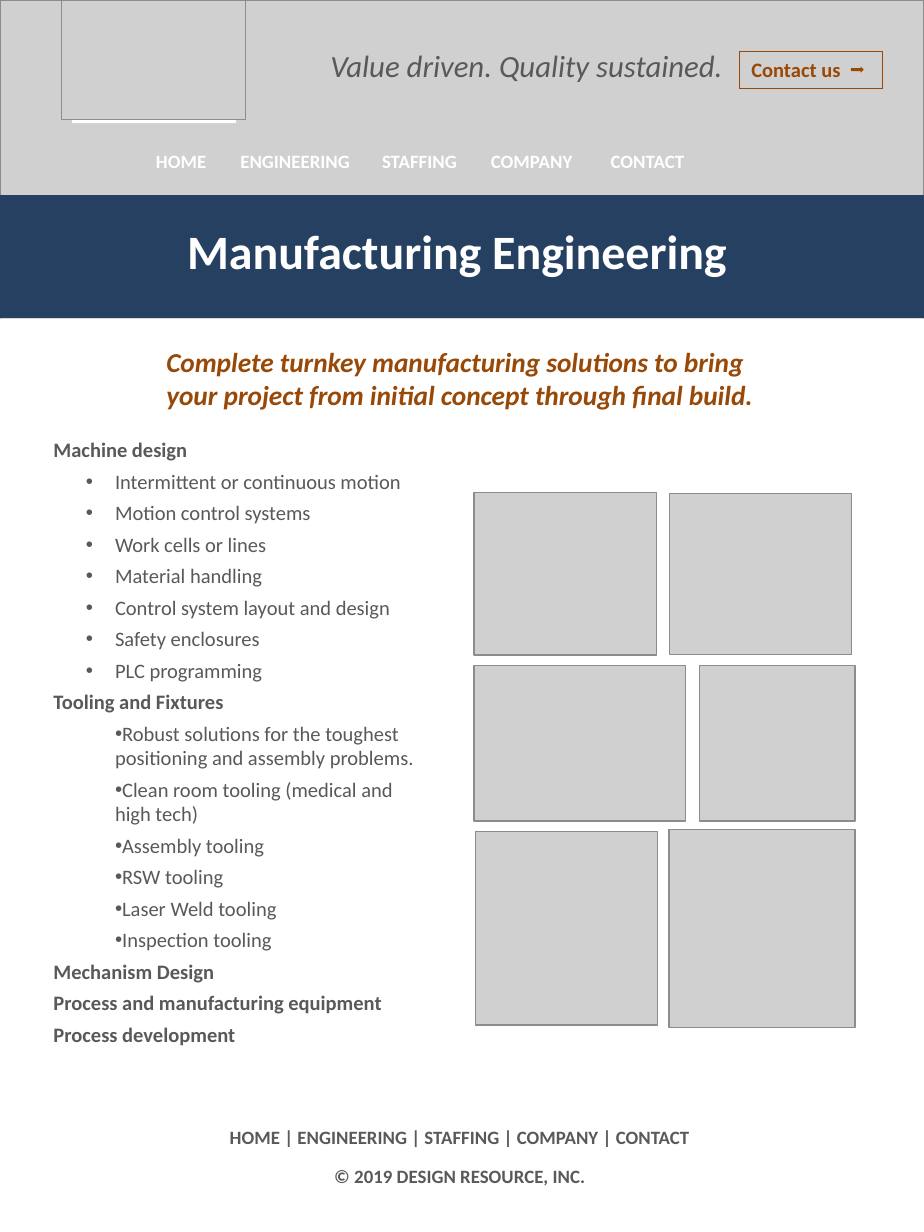
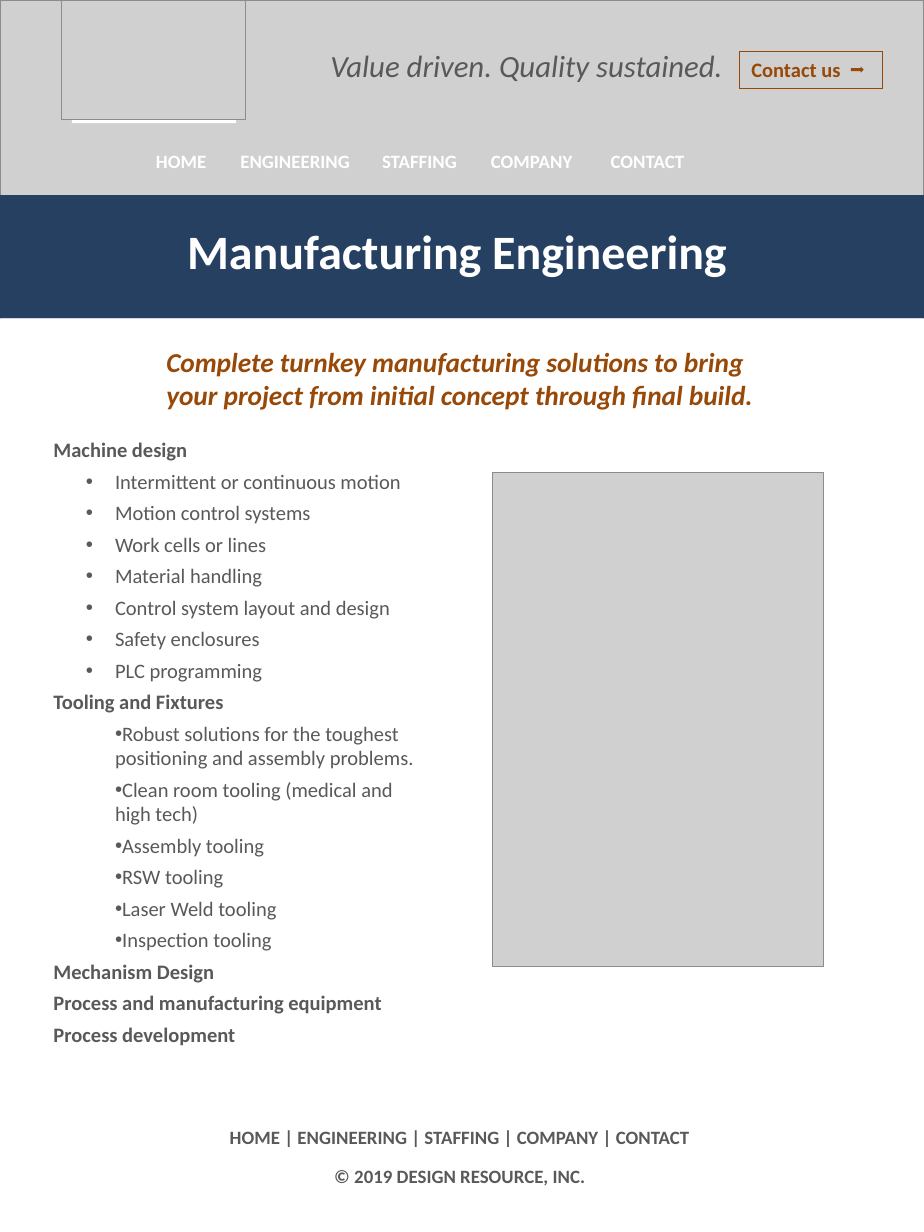
Before and after one commit to doncasanova/design-resource, a slide deck: slide 2 of docs/DRI website.pptx. Drawn at 924x1232 pixels with LibreOffice and Linux fonts; fonts in the diff are those of the drawing; grey boxes stand for pictures; background and template pictures are left out. Boxes give left, top, right and bottom in pixels: in the first picture for what was removed or moved away, otherwise in the second. Text is boxed around its words. In the diff, an @@ line names an element or a change of style, - is before the commit and + after.

```diff
--- a/docs/DRI website.pptx
+++ b/docs/DRI website.pptx
@@ picture added at bbox=[493, 472, 823, 966] @@
@@ picture removed at bbox=[474, 493, 657, 655] @@
@@ picture removed at bbox=[669, 494, 850, 655] @@
@@ picture removed at bbox=[474, 665, 685, 821] @@
@@ picture removed at bbox=[700, 665, 855, 821] @@
@@ picture removed at bbox=[476, 832, 658, 1025] @@
@@ picture removed at bbox=[669, 830, 855, 1027] @@
```
Also in this commit, not shown: 1 other slide changed, 5 slides removed, 3 other files.
